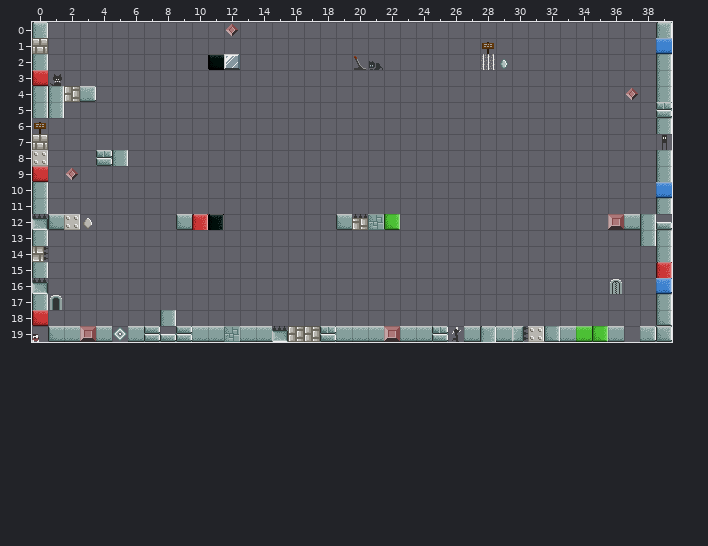
An edit to a level. Tiled map, assets/data/level12.tmx. Above: the version before the commit.
Cells are 16x16 px. Shown: x 0..39, y 0..19.
Now the later version:
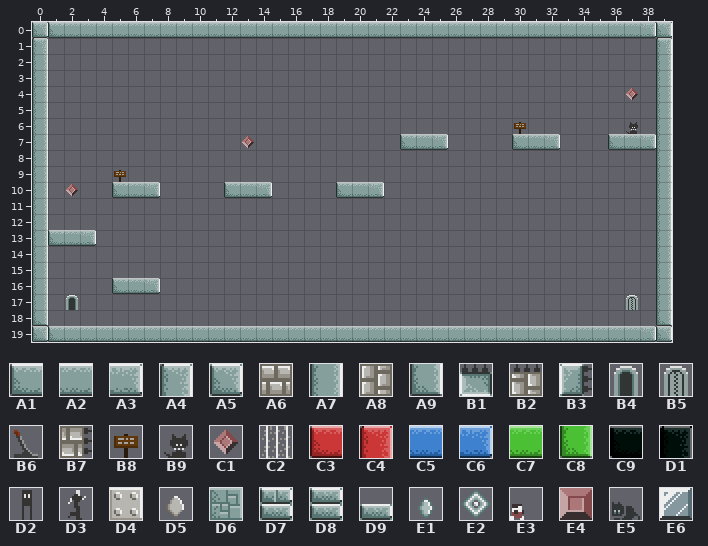
Key: from "tiles": A1 0, A2 1, A3 2, A4 4, A5 8, A6 9, A7 12, A8 19, A9 20, B1 24, B2 25, B3 26, B4 28, B5 29, B6 32, B7 34, B8 36, B9 38, C1 39, C2 41, C3 48, C4 51, C5 57, C6 58, C7 65, C8 69, C9 72, D1 75, D2 82, D3 84, D4 90, D5 94, D6 95, D7 97, D8 98, D9 99, E1 105, E2 106, E3 107, E4 108, E5 112, E6 114.
__ is an empty cell.
Objects are placed by their top-left corner, in cells (3,4 is the top-left corner of cell 3,4); size is 1x1 cell unless given.
Change:
{"where": "layer \"Tiles\""}
{"y":0,"x":0,"old":"A4 __ __ __ __ __ __ __ __ __ __ __ __ __ __ __ __ __ __ __ __ __ __ __ __ __ __ __ __ __ __ __ __ __ __ __ __ __ __ A4","new":"A5 A1 A2 A2 A2 A2 A2 A2 A2 A2 A2 A2 A2 A2 A2 A2 A2 A2 A2 A2 A2 A2 A2 A2 A2 A2 A2 A2 A2 A2 A2 A2 A2 A2 A2 A2 A2 A2 A3 A5"}
{"y":1,"x":0,"old":"A6","new":"A4"}
{"y":1,"x":39,"old":"C5","new":"A4"}
{"y":2,"x":11,"old":"C9 E6","new":"__ __"}
{"y":2,"x":20,"old":"B6 E5","new":"__ __"}
{"y":2,"x":28,"old":"C2 E1","new":"__ __"}
{"y":3,"x":0,"old":"C3","new":"A7"}
{"y":4,"x":1,"old":"A7 A8 A3","new":"__ __ __"}
{"y":5,"x":1,"old":"A7","new":"__"}
{"y":5,"x":39,"old":"D7","new":"A7"}
{"y":6,"x":0,"old":"B8","new":"A7"}
{"y":7,"x":0,"old":"A6","new":"A7"}
{"y":7,"x":23,"old":"__ __ __","new":"A1 A2 A3"}
{"y":7,"x":30,"old":"__ __ __","new":"A1 A2 A3"}
{"y":7,"x":36,"old":"__ __ __ D2","new":"A1 A2 A3 A7"}
{"y":8,"x":0,"old":"D4","new":"A7"}
{"y":8,"x":4,"old":"D7 A7","new":"__ __"}
{"y":9,"x":0,"old":"C3","new":"A7"}
{"y":10,"x":5,"old":"__ __ __","new":"A1 A2 A3"}
{"y":10,"x":12,"old":"__ __ __","new":"A1 A2 A3"}
{"y":10,"x":19,"old":"__ __ __","new":"A1 A2 A3"}
{"y":10,"x":39,"old":"C5","new":"A7"}
{"y":12,"x":0,"old":"B1 A1 D4 D5","new":"A7 __ __ __"}
{"y":12,"x":9,"old":"A1 C4 D1","new":"__ __ __"}
{"y":12,"x":19,"old":"A1 B2 D6 C8","new":"__ __ __ __"}
{"y":12,"x":36,"old":"E4 A2 A7 D9","new":"__ __ __ A7"}
{"y":13,"x":1,"old":"__ __ __","new":"A1 A2 A3"}
{"y":13,"x":38,"old":"A7","new":"__"}
{"y":14,"x":0,"old":"B7","new":"A7"}
{"y":15,"x":39,"old":"C4","new":"A7"}
{"y":16,"x":0,"old":"B1","new":"A7"}
{"y":16,"x":5,"old":"__ __ __","new":"A1 A2 A3"}
{"y":16,"x":39,"old":"C6","new":"A7"}
{"y":18,"x":0,"old":"C3","new":"A9"}
{"y":18,"x":8,"old":"A7","new":"__"}
{"y":19,"x":0,"old":"E3","new":"A5"}
{"y":19,"x":3,"old":"E4","new":"A2"}
{"y":19,"x":5,"old":"E2","new":"A2"}
{"y":19,"x":7,"old":"D8 D9 D8","new":"A2 A2 A2"}
{"y":19,"x":12,"old":"D6","new":"A2"}
{"y":19,"x":15,"old":"B1 A8 A8 D7","new":"A2 A2 A2 A2"}
{"y":19,"x":22,"old":"E4","new":"A2"}
{"y":19,"x":25,"old":"D7 D3","new":"A2 A2"}
{"y":19,"x":28,"old":"A4","new":"A2"}
{"y":19,"x":30,"old":"B3 D4 A9","new":"A2 A2 A2"}
{"y":19,"x":34,"old":"C7 C8","new":"A2 A2"}
{"y":19,"x":37,"old":"__","new":"A2"}
{"where": "layer \"obj\""}
{"was": "B9 \"Cat\" at 1,3", "now": "B9 \"Cat\" at 37,6"}
{"was": "B8 \"Sign\" at 28,1", "now": "B8 \"Sign\" at 30,6"}
{"was": "C1 \"Coin\" at 12,0", "now": "C1 \"Coin\" at 13,7"}
{"now": "B8 \"Sign\" at 5,9"}
{"was": "C1 \"Coin\" at 2,9", "now": "C1 \"Coin\" at 2,10"}
{"was": "B4 \"Start\" at 1,17", "now": "B4 \"Start\" at 2,17"}
{"was": "B5 \"End\" at 36,16", "now": "B5 \"End\" at 37,17"}
